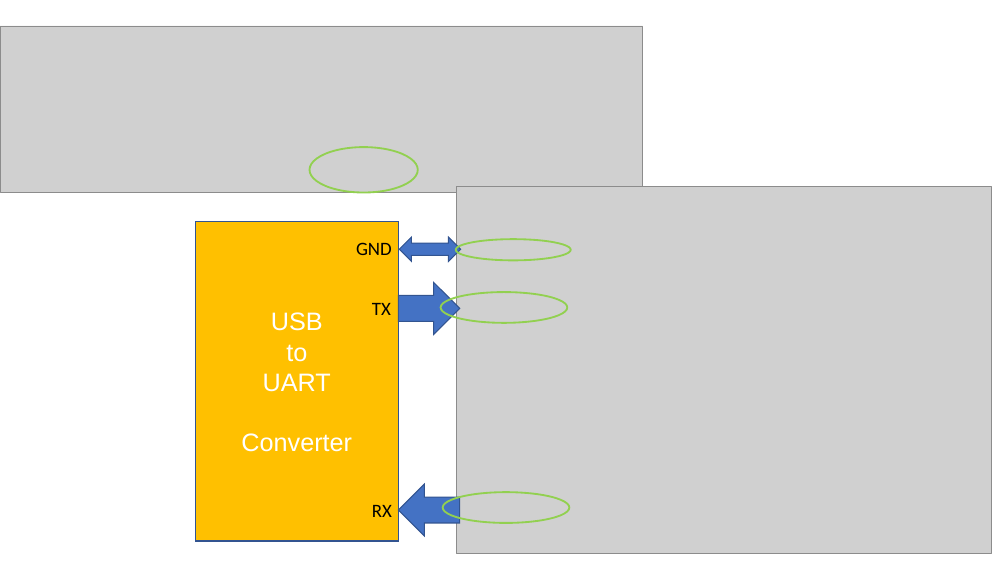
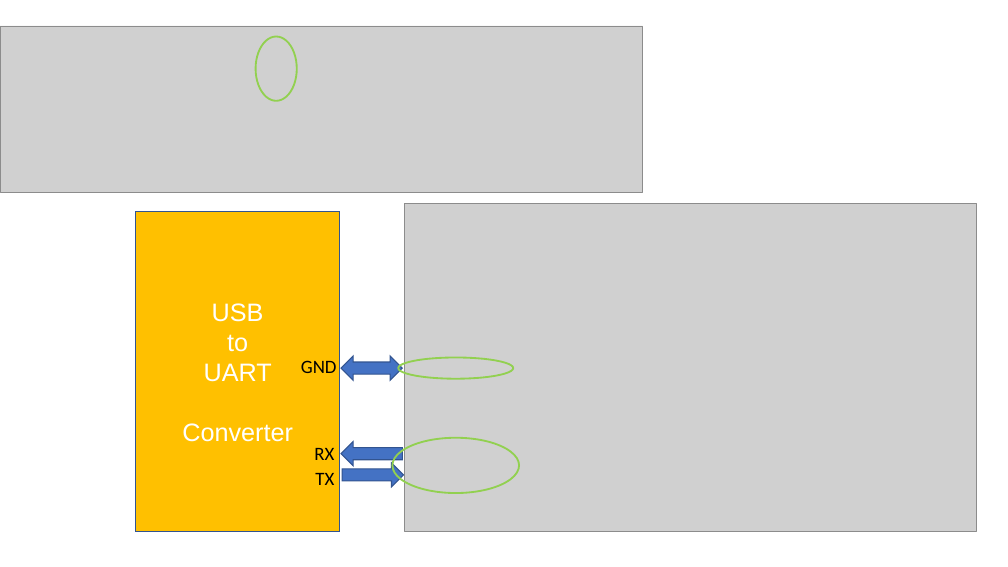
Before and after one commit to MicrochipTech/AzureDemo_AnyCloud, a slide deck: slide 1 of media/WFI32-Curiosity_J207.pptx. Drawn at 1008x567 pixels with LibreOffice and Linux fonts; fonts in the diff are those of the drawing; grey boxes stand for pictures. Boxes give left, top, right and bottom in pixels: in the first picture for what was removed or moved away, otherwise in the second. Text is boxed around its words. In the diff, an @@ line names an element or a change of style, - is before the commit and + after.

```diff
--- a/media/WFI32-Curiosity_J207.pptx
+++ b/media/WFI32-Curiosity_J207.pptx
@@ ellipse at bbox=[256, 37, 297, 101]: rotation 0 to 270 degrees @@
@@ picture: place and size @@
-picture at bbox=[457, 187, 991, 554]
+picture at bbox=[404, 203, 976, 532]
@@ rectangle "USB": place and size @@
-rectangle "USB" at bbox=[195, 222, 399, 541]
+rectangle "USB" at bbox=[136, 212, 340, 532]
@@ ellipse removed at bbox=[441, 292, 568, 323] @@
@@ text "GND": place and size @@
-text "GND" at bbox=[356, 242, 392, 255]
+text "GND" at bbox=[301, 360, 337, 373]
@@ left right arrow: place and size @@
-left right arrow at bbox=[399, 237, 461, 262]
+left right arrow at bbox=[341, 356, 402, 380]
@@ ellipse: place and size @@
-ellipse at bbox=[456, 239, 571, 260]
+ellipse at bbox=[399, 358, 513, 379]
@@ text "RX": place and size @@
-text "RX" at bbox=[372, 505, 392, 517]
+text "RX" at bbox=[314, 448, 334, 460]
@@ right arrow: place and size @@
-right arrow at bbox=[399, 484, 460, 536]
+right arrow at bbox=[341, 442, 402, 466]
@@ ellipse: place and size @@
-ellipse at bbox=[443, 492, 570, 523]
+ellipse at bbox=[392, 438, 520, 493]
@@ text "TX": place and size @@
-text "TX" at bbox=[372, 303, 391, 315]
+text "TX" at bbox=[315, 473, 334, 485]
@@ right arrow: place and size @@
-right arrow at bbox=[399, 283, 460, 335]
+right arrow at bbox=[343, 463, 404, 487]
```
Also in this commit, not shown: 6 other files.
